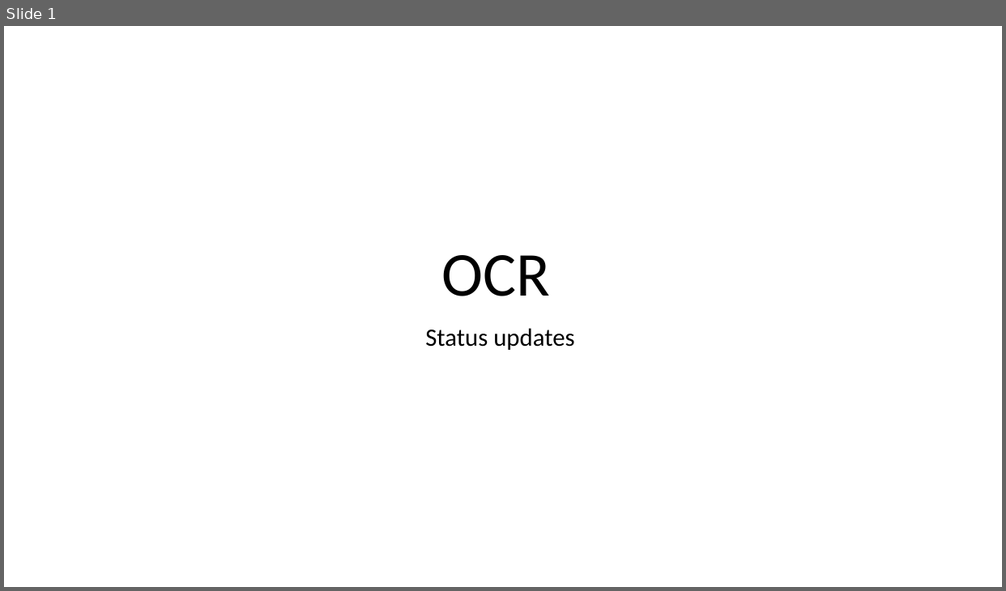
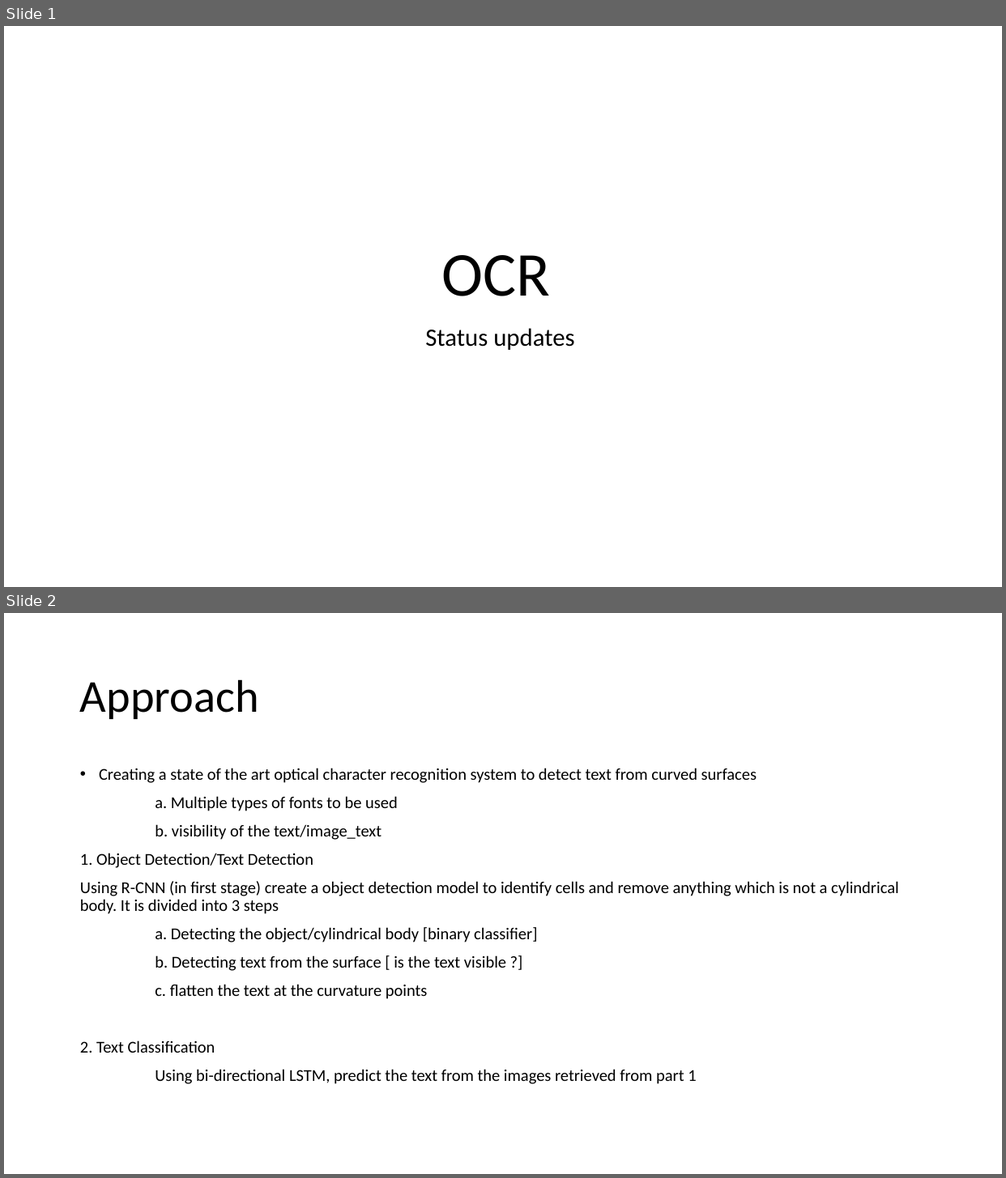
Before and after one commit to saradindusengupta/OCR_pipeline, a slide deck: OCR updates.pptx. Shown one above the other, each under a label of ours: slide 1 before the commit, slides 1 and 2 after it. The pictures are 1006x591 and 1006x1178 pixels, drawn with LibreOffice and Linux fonts; fonts in the diff are those of the drawing. Boxes give left, top, right and bottom in pixels: in the first picture for what was removed or moved away, otherwise in the second. Text is boxed around its words. In the diff, an @@ line names an element or a change of style, - is before the commit and + after.

```diff
--- a/OCR updates.pptx
+++ b/OCR updates.pptx
@@ slide 2 added at box(4, 613, 1002, 1174), background #FFFFFF @@
@@ title added at box(80, 679, 259, 719), 44 pt, text #000000 @@
+Approach
@@ text added at box(80, 768, 899, 1084), 16 pt, text #000000 @@
+• Creating a state of the art optical character recognition system to detect text from curved surfaces
+a. Multiple types of fonts to be used
+b. visibility of the text/image_text
+1. Object Detection/Text Detection
+Using R-CNN (in first stage) create a object detection model to identify cells and remove anything which is not a cylindrical body. It is divided into 3 steps
+a. Detecting the object/cylindrical body [binary classifier]
+b. Detecting text from the surface [ is the text visible ?]
+c. flatten the text at the curvature points
+2. Text Classification
+Using bi-directional LSTM, predict the text from the images retrieved from part 1
```
Also in this commit, not shown: 1 slide changed, 1 other slide added, 2 slides removed, 2 other files.
